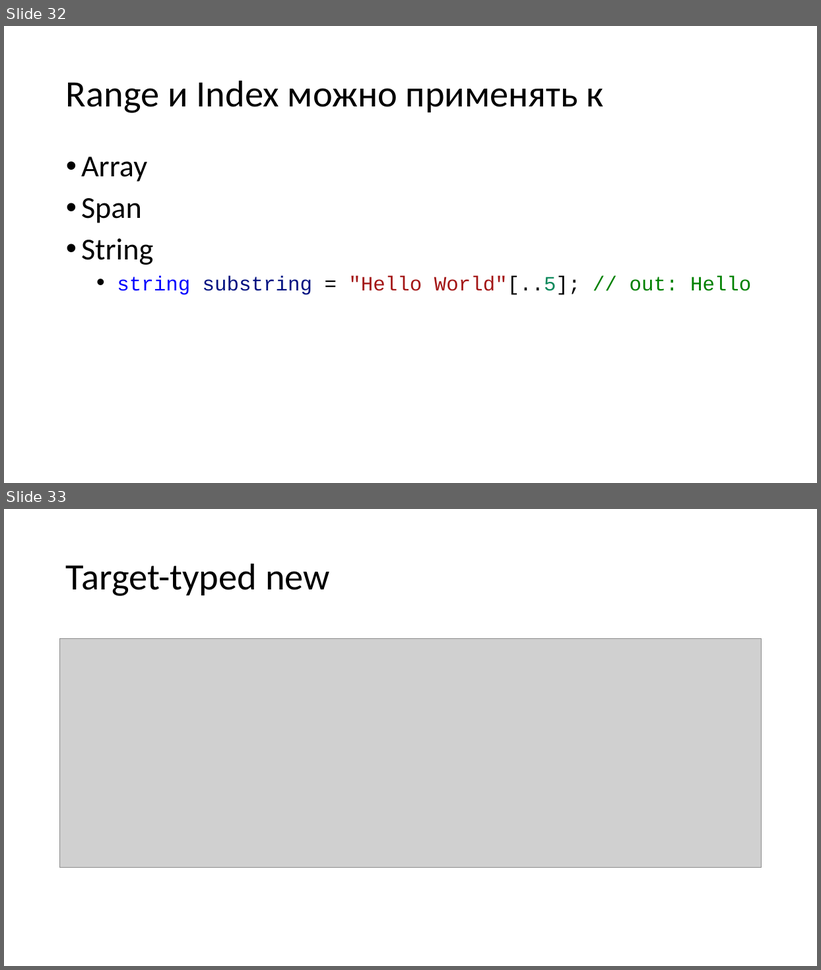
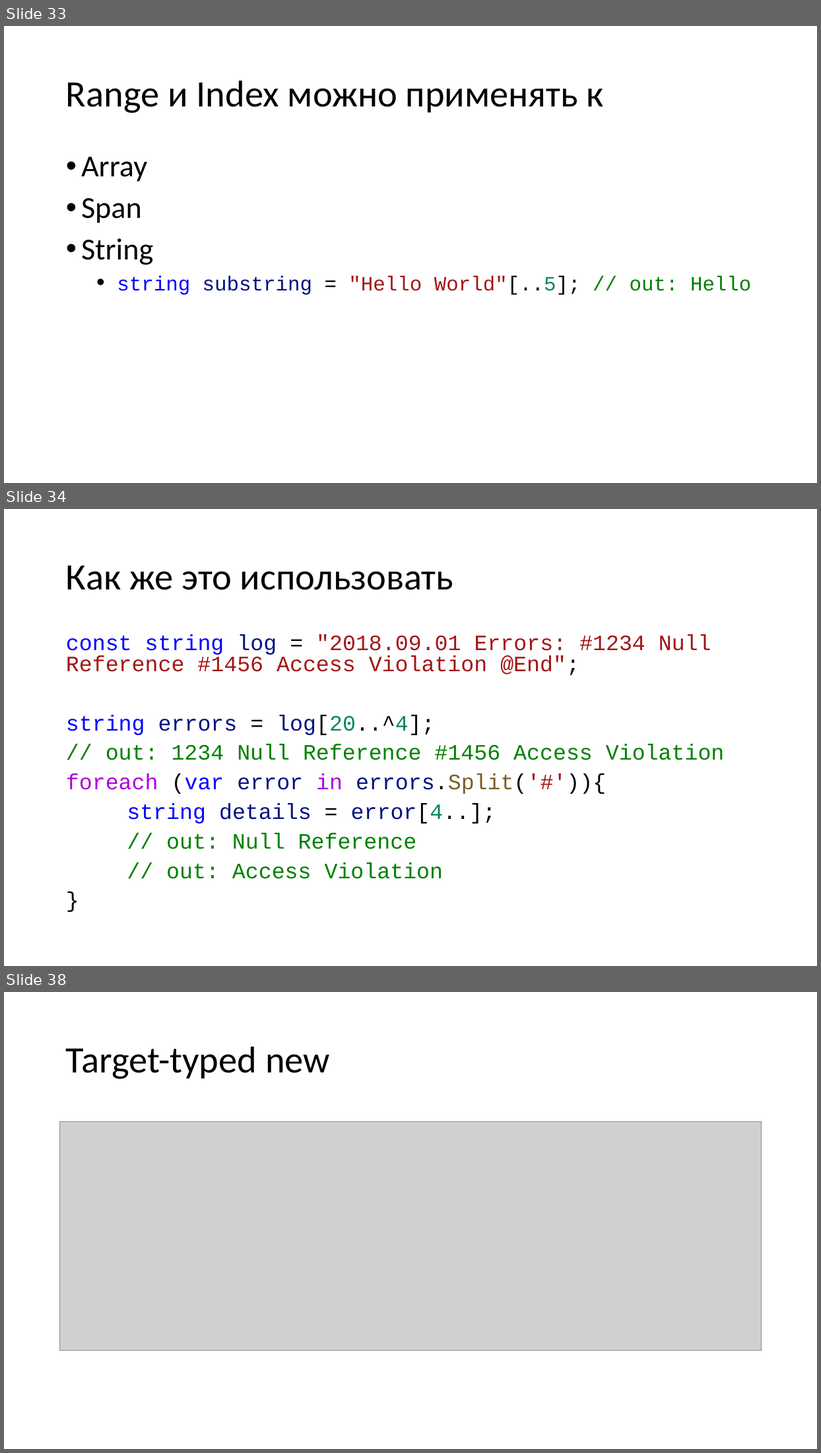
Before and after one commit to kugushev/presentations, a slide deck: Presentation.pptx. Shown one above the other, each under a label of ours: slides 32 and 33 before the commit, slides 33, 34 and 38 after it; the slides between them are not shown. The pictures are 821x970 and 821x1453 pixels, drawn with LibreOffice and Linux fonts; fonts in the diff are those of the drawing; grey boxes stand for pictures. Boxes give left, top, right and bottom in pixels: in the first picture for what was removed or moved away, otherwise in the second. Text is boxed around its words. In the diff, an @@ line names an element or a change of style, - is before the commit and + after.

```diff
--- a/Presentation.pptx
+++ b/Presentation.pptx
@@ slide 34 added at [4,509,817,966], background #FFFFFF @@
@@ title added at [66,565,454,590], 44 pt, text #000000 @@
+Как же это использовать
@@ text added at [66,634,725,879], 25.9 pt, text #008000 @@
+const string log = "2018.09.01 Errors: #1234 Null Reference #1456 Access Violation @End";
+string errors = log[20..^4];
+// out: 1234 Null Reference #1456 Access Violation
+foreach (var error in errors.Split('#')){
+string details = error[4..];
+// out: Null Reference
+// out: Access Violation
+}
@@ what was slide 32 is now slide 33 @@
@@ what was slide 33 is now slide 38 @@
```
Also in this commit, not shown: 8 slides changed, 4 other slides added, 1 slide removed, 3 other files.
